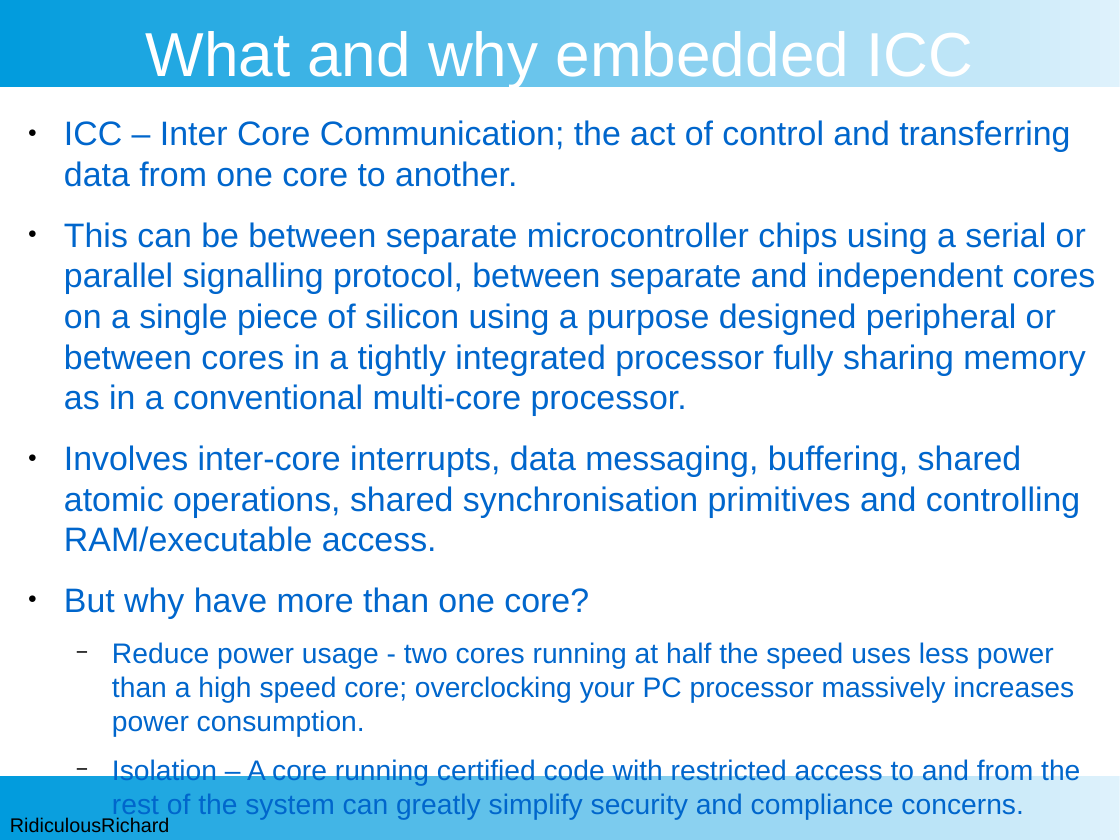
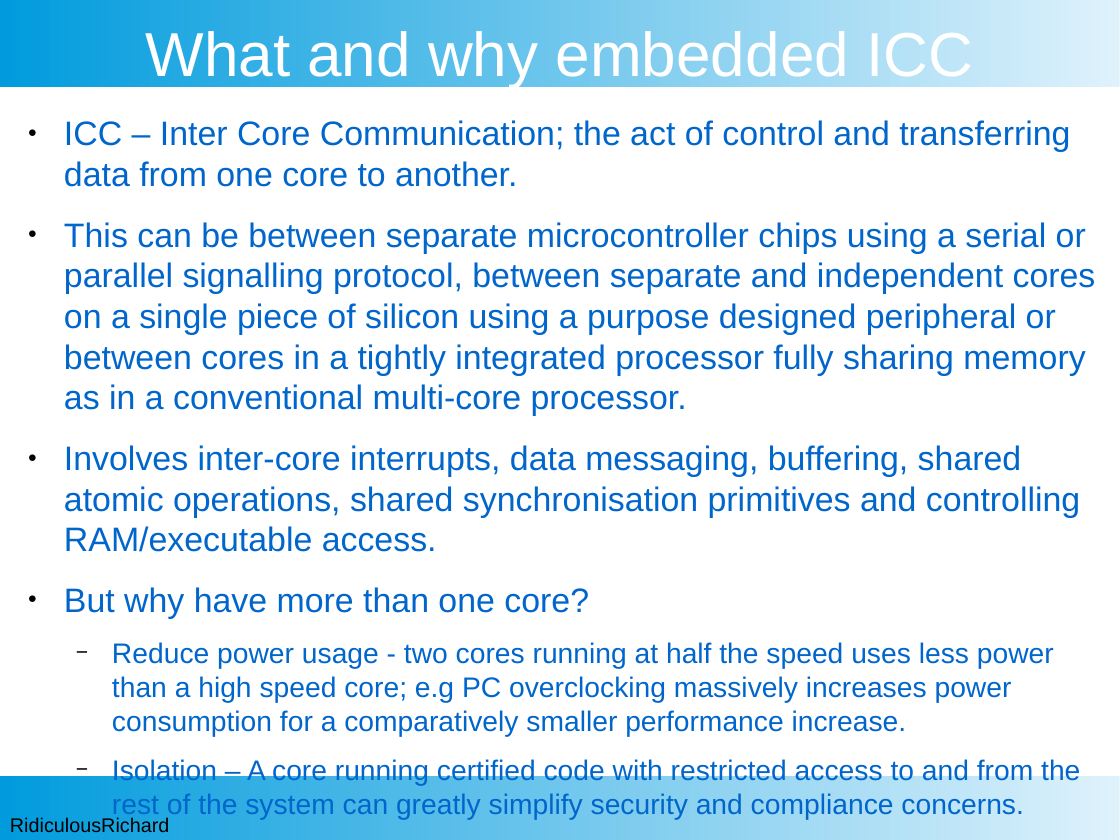
Before and after one commit to RidiculousRichard/presentations, a slide deck: slide 2 of Demystifying ICC.odp. Drawn at 1120x840 pixels with LibreOffice and Linux fonts; fonts in the diff are those of the drawing; background and template pictures are left out. Boxes give left, top, right and bottom in pixels: in the first picture for what was removed or moved away, otherwise in the second. Text is boxed around its words. In the diff, an @@ line names an element or a change of style, - is before the commit and + after.

```diff
--- a/Demystifying ICC.odp
+++ b/Demystifying ICC.odp
@@ text at bbox=[112, 642, 1054, 737]: text changed @@
-  − Reduce power usage - two cores running at half the speed uses less power than a high speed core; overclocking your PC processor massively increases power consumption.
+  − Reduce power usage - two cores running at half the speed uses less power than a high speed core; e.g PC overclocking massively increases power consumption for a comparatively smaller performance increase.
```
Also in this commit, not shown: 4 other slides changed.
